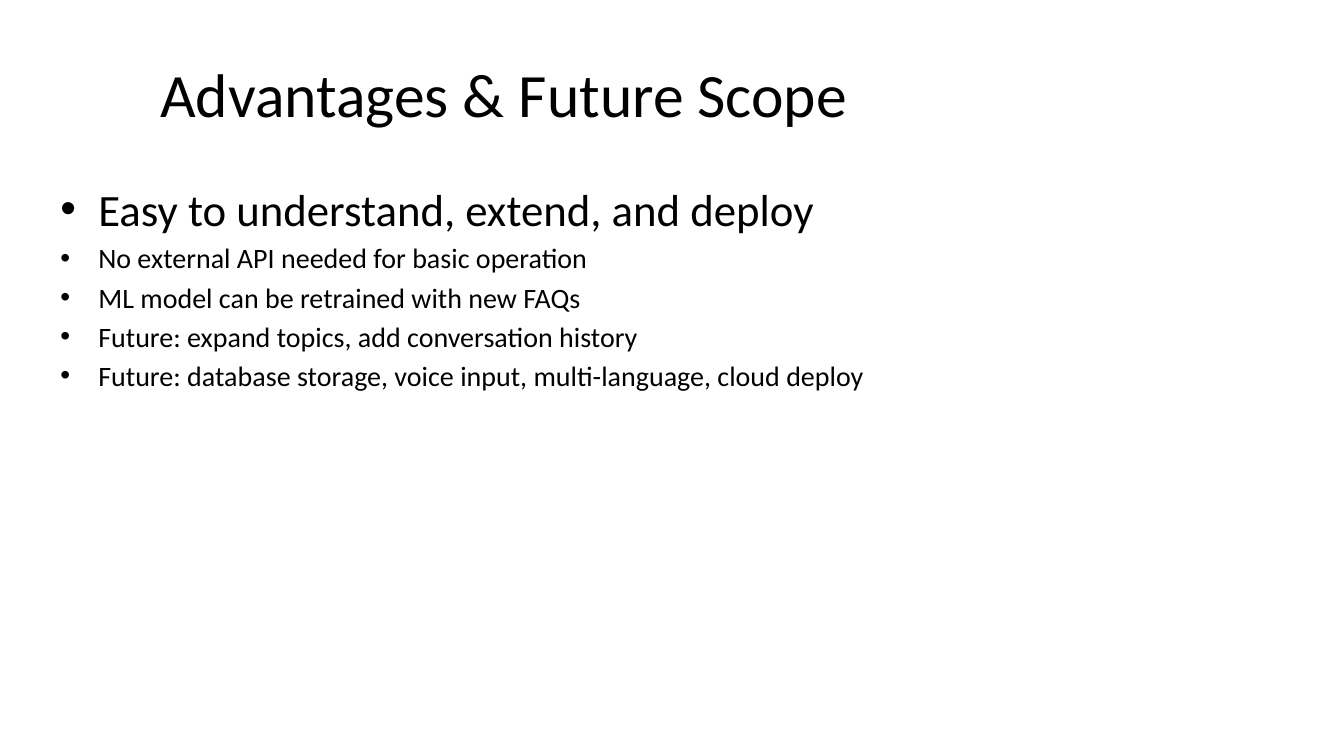
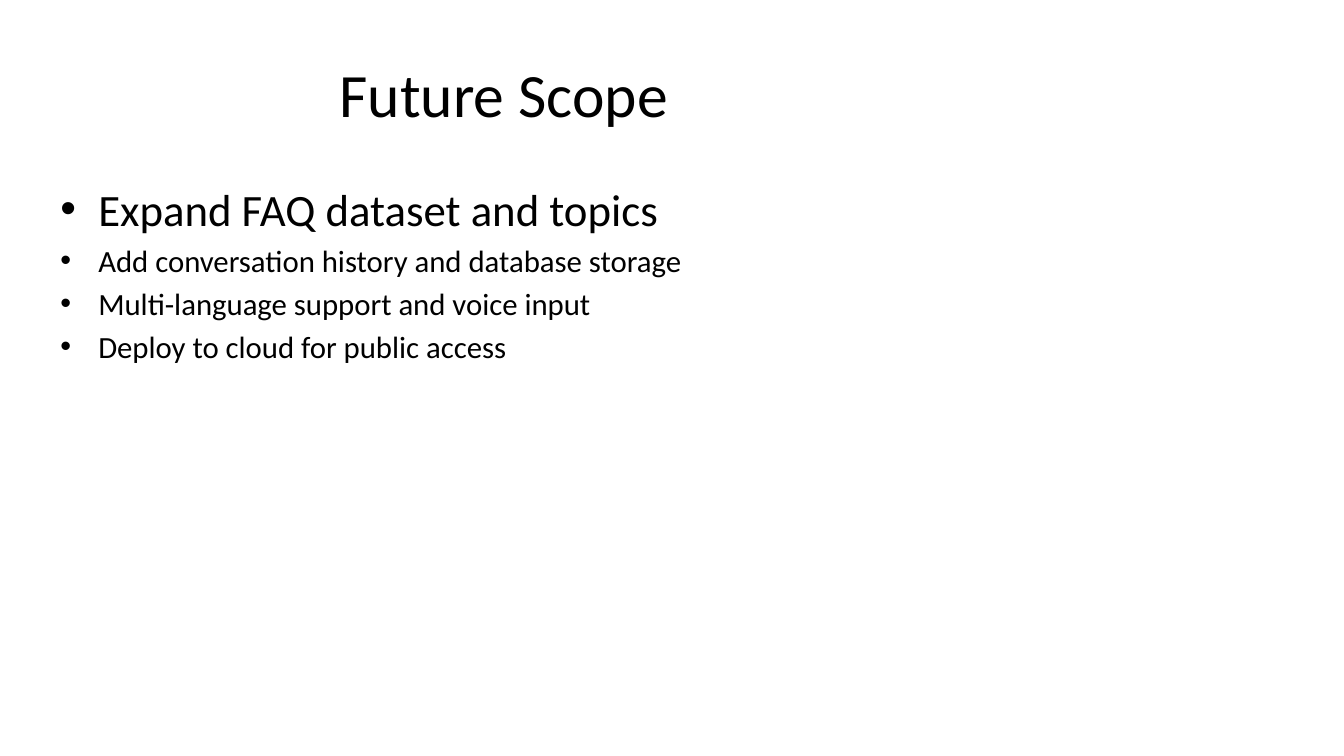
Before and after one commit to dvrajgit/dev-student-support-service-chatbot, a slide deck: slide 8 of PROJECT_PRESENTATION.pptx (slide 11 before the commit). Drawn at 1344x756 pixels with LibreOffice and Linux fonts; fonts in the diff are those of the drawing. Boxes give left, top, right and bottom in pixels: in the first picture for what was removed or moved away, otherwise in the second. Text is boxed around its words. In the diff, an @@ line names an element or a change of style, - is before the commit and + after.

```diff
--- a/PROJECT_PRESENTATION.pptx
+++ b/PROJECT_PRESENTATION.pptx
@@ title at (340,77,667,127): text changed @@
-Advantages & Future Scope
+Future Scope
@@ text at (98,195,681,363): text changed; size 20 to 22 pt @@
-• Easy to understand, extend, and deploy
-• No external API needed for basic operation
-• ML model can be retrained with new FAQs
-• Future: expand topics, add conversation history
-• Future: database storage, voice input, multi-language, cloud deploy
+• Expand FAQ dataset and topics
+• Add conversation history and database storage
+• Multi-language support and voice input
+• Deploy to cloud for public access
```
Also in this commit, not shown: 7 other slides changed, 4 slides removed.
